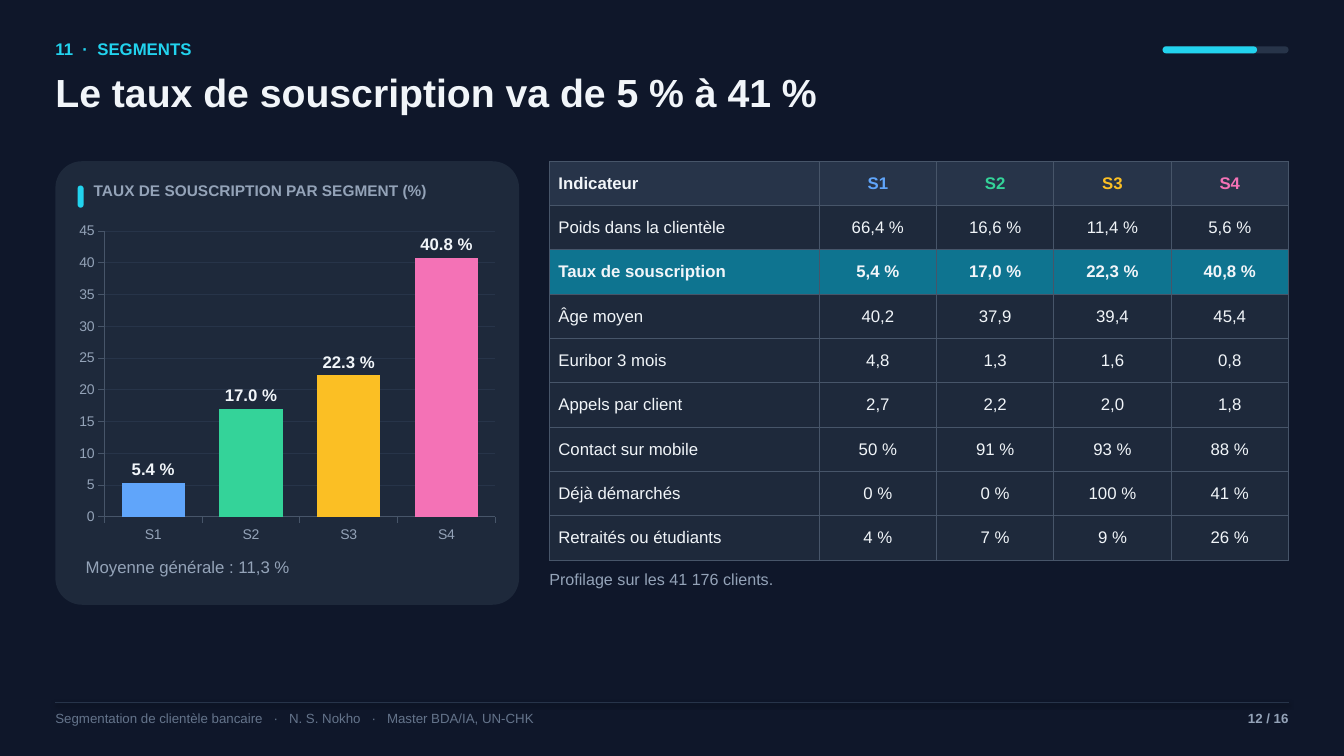
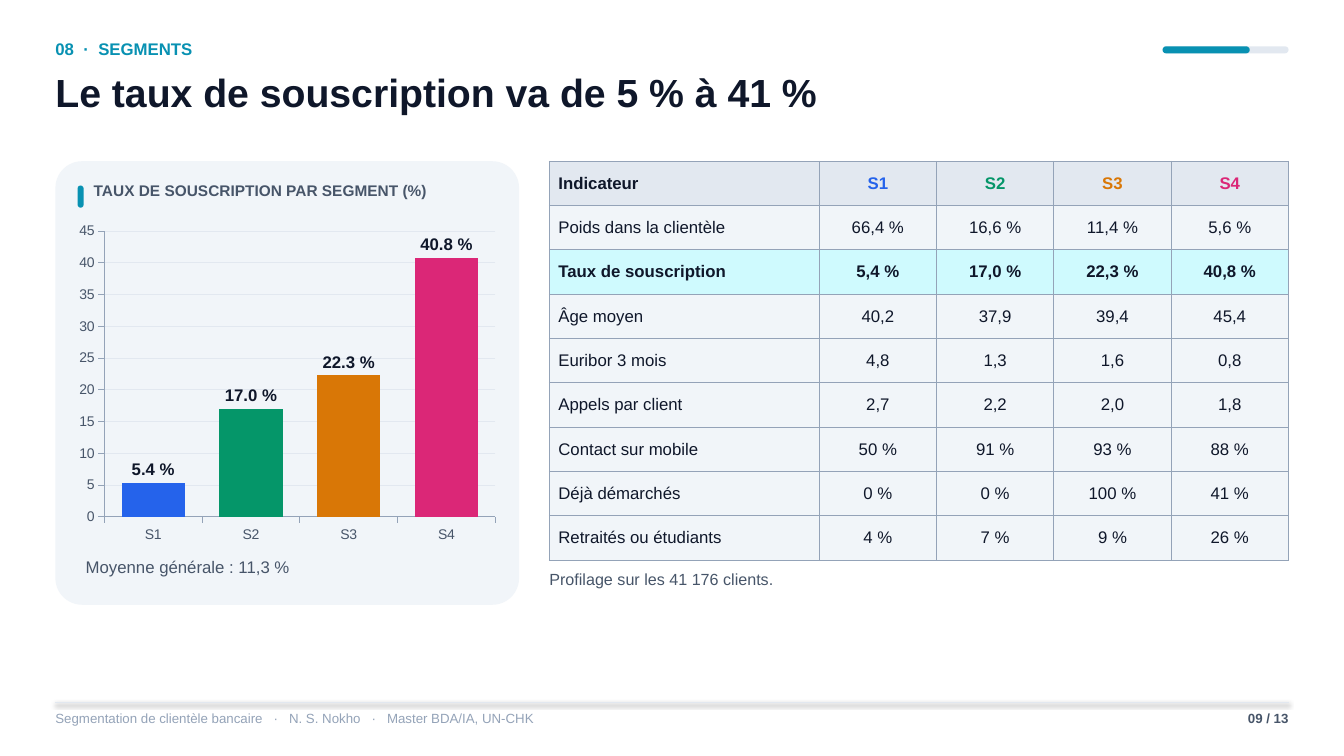
Before and after one commit to Nokho11/segmentation-bancaire, a slide deck: slide 9 of soutenance/soutenance_segmentation_bancaire.pptx (slide 12 before the commit). Drawn at 1344x756 pixels with LibreOffice and Linux fonts; fonts in the diff are those of the drawing. Boxes give left, top, right and bottom in pixels: in the first picture for what was removed or moved away, otherwise in the second. Text is boxed around its words. In the diff, an @@ line names an element or a change of style, - is before the commit and + after.

Commit message:
Soutenance sur fond blanc en 13 diapositives, application enrichie, relecture finale
- Application : distances aux centres, alerte client atypique (Isolation Forest),
  affectation par lot d'un fichier CSV (format UCI) avec export, onglet des segments
- Corrections de cohérence (accords entre méthodes, K-prototypes à k = 4)

```diff
--- a/soutenance/soutenance_segmentation_bancaire.pptx
+++ b/soutenance/soutenance_segmentation_bancaire.pptx
@@ background #0F172A to #FFFFFF @@
@@ text at (55, 43, 192, 55): text changed; text colour #22D3EE to #0891B2 @@
-11 · SEGMENTS
+08 · SEGMENTS
@@ rounded rectangle at (1163, 46, 1289, 53): fill #273449 to #E2E8F0 @@
@@ rounded rectangle at (1163, 46, 1250, 53): fill #22D3EE to #0891B2 @@
@@ rounded rectangle: place and size @@
-rounded rectangle at (1163, 46, 1257, 53)
+rounded rectangle at (1163, 46, 1250, 53)
@@ text "Le taux de souscription va ..." at (55, 78, 772, 115): text colour #F1F5F9 to #0F172A @@
@@ rounded rectangle at (55, 161, 519, 605): fill #1E293B to #F1F5F9 @@
@@ table at (549, 161, 1288, 561) @@
@@ fill #273449 to #E2E8F0 in row 1 @@
@@ fill #1E293B to #F1F5F9 in 35 cells @@
@@ fill #0E7490 to #CFFAFE in row 3 @@
@@ text colour #F1F5F9 to #0F172A @@
@@ text colour #60A5FA to #2563EB in "S1" @@
@@ text colour #34D399 to #059669 in "S2" @@
@@ text colour #FBBF24 to #D97706 in "S3" @@
@@ text colour #F472B6 to #DB2777 in "S4" @@
@@ borders changed @@
@@ rounded rectangle at (78, 186, 84, 208): fill #22D3EE to #0891B2 @@
@@ column chart at (71, 217, 504, 549) @@
@@ colour of Series 1 #22D3EE to #0891B2 @@
@@ data labels of Series 1 changed @@
@@ colours of single points changed @@
@@ category axis changed @@
@@ value axis changed @@
@@ lettering changed @@
@@ text colour #94A3B8 to #475569 in 3 elements at (94, 185, 398, 196), (86, 560, 269, 577), (549, 573, 773, 589) @@
@@ text "Segmentation de clientèle bancaire · ..." at (55, 713, 534, 726): text colour #64748B to #94A3B8 @@
@@ line (55, 703) - (1289, 703): stroke #273449 0.75 pt to #E2E8F0 0.75 pt @@
@@ text at (1248, 713, 1289, 723): text changed; text colour #94A3B8 to #475569 @@
-12 / 16
+09 / 13
```
Also in this commit, not shown: 12 other slides changed, 3 slides removed, 7 other files.
